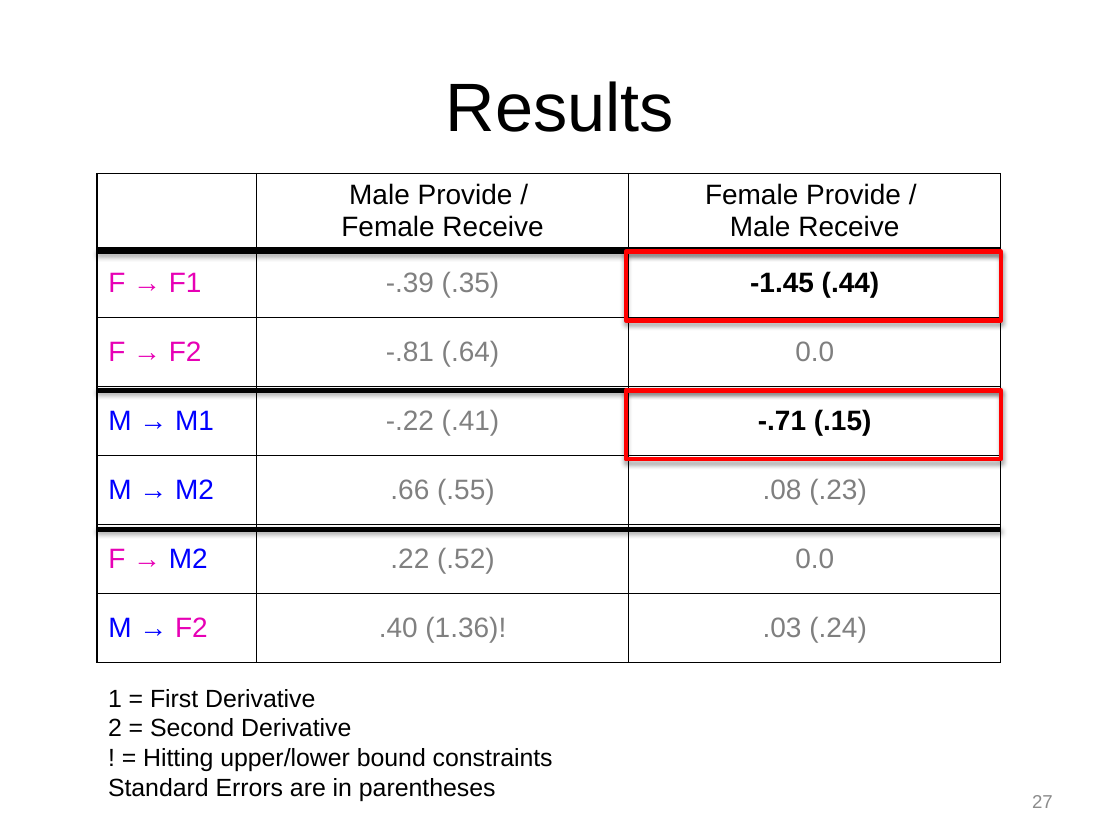
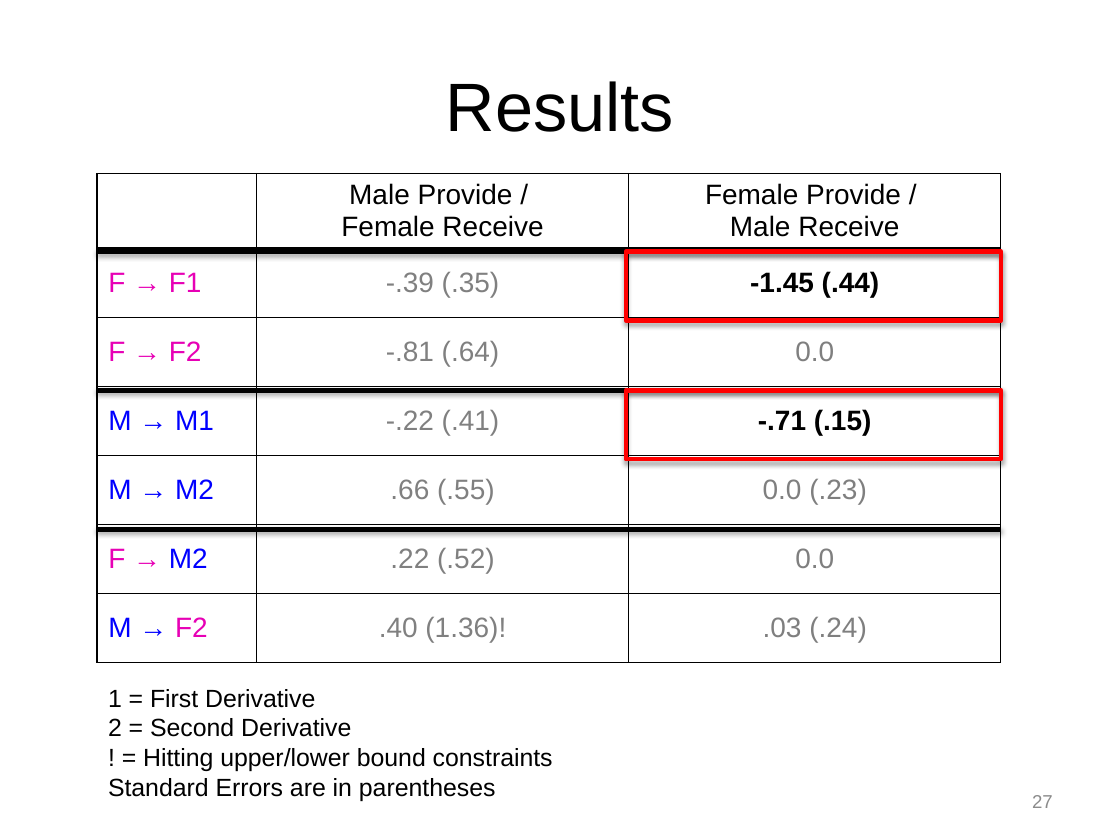
Before and after one commit to mayazrm/KZNB, a slide deck: slide 27 of DSM/Bolger_DSM_Report_from_the_Trenches_170613.pptx. Drawn at 1120x840 pixels with LibreOffice and Linux fonts; fonts in the diff are those of the drawing. Boxes give left, top, right and bottom in pixels: in the first picture for what was removed or moved away, otherwise in the second. Text is boxed around its words. In the diff, an @@ line names an element or a change of style, - is before the commit and + after.

```diff
--- a/DSM/Bolger_DSM_Report_from_the_Trenches_170613.pptx
+++ b/DSM/Bolger_DSM_Report_from_the_Trenches_170613.pptx
@@ table at <box>97,174,1000,666</box> @@
-row 5, column 3: .08 (.23)
+row 5, column 3: 0.0 (.23)
```
